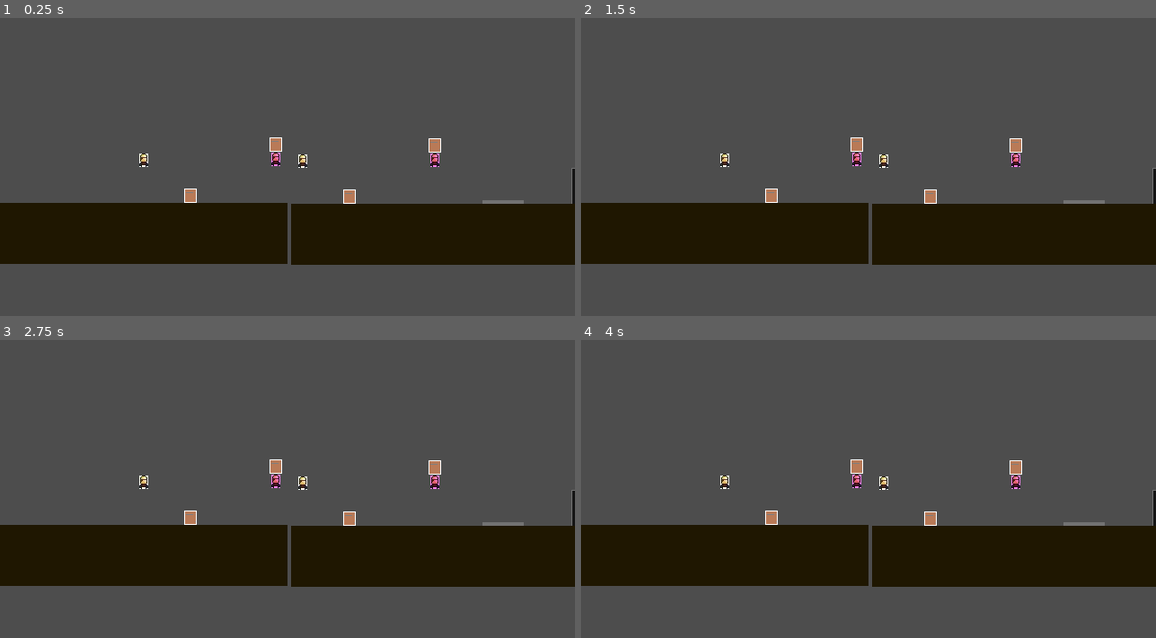
Above: before the commit, frames 1-4 (two rows, left to right).
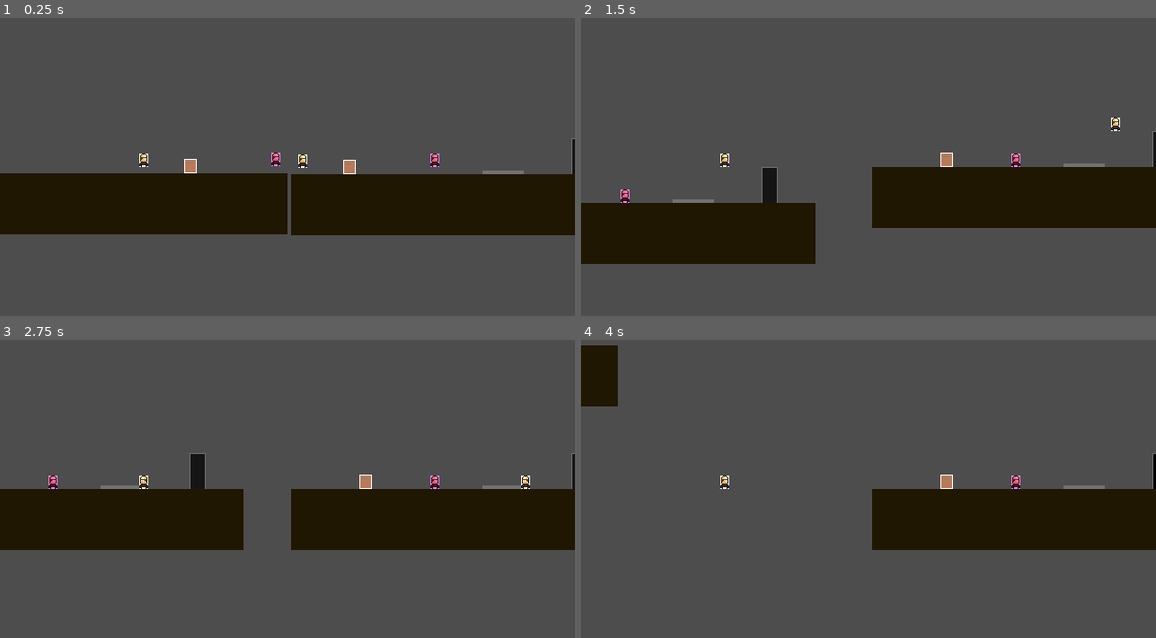
Above: after the commit, the same moments.

Repository: Darr3n2GG/Puzzle-Knights-2P-
Game: Godot game, scene res://Scenes/splitscreen.tscn
Two runs of this game, one before a commit and one after it. Both use one fixed random seed, a clock stepped at 60 frames per second and the inputs below.
Inputs:
- Up to frame 1 (0.25 s): no input
- Up to frame 2 (1.5 s): hold D (1Right) from 0.53 s (still down); tap S (1Attack) at 0.6 s; tap W (1Up) at 0.77 s; tap Down (2PlaceOrCarry) at 1.35 s
- Up to frame 3 (2.75 s): tap W (1Up) at 1.52 s; release D (1Right) at 2.03 s; hold A (1Left) from 2.03 s (still down); tap S (1Attack) at 2.1 s
- Up to frame 4 (4 s): release A (1Left) at 2.78 s; hold D (1Right) from 2.78 s (still down); tap Down (2PlaceOrCarry) at 2.85 s; tap W (1Up) at 3.02, 3.77 s; tap S (1Attack) at 3.6 s

The runs differ from the first frame. In frame 1, 20% of the frame differs, in the area x 0-100%, y 40-83%; in frame 2, 15%; in frame 3, 25%, in the area x 0-100%, y 37-83%; in frame 4, 24%.
Error before the commit: Parse Error: Identifier "global" not declared in the current scope. (res://Characters/Players/Player.gd:146)
Error after the commit: Invalid assignment of property or key 'visible' with value of type 'bool' on a base object of type 'null instance'. (res://Characters/Players/Player.gd:38)

Commit message:
added ak jump gif file

Diff:
--- a/Characters/Players/Player.gd
+++ b/Characters/Players/Player.gd
@@ -130,7 +130,6 @@
 	$Block.visible = false
 	$Carry_State_Collision.disabled = true
 
-
 func Carry_Block():
 	$Block.visible = true
 	$Carry_State_Collision.disabled = false
@@ -143,9 +142,7 @@
 	$Timers/IsAttacking.start() #Currently a place holder code
 
 func _on_is_attacking_timeout():
-	global.p1_attacking = false
-
-
+	attack.p1_attacking = false
 
 func _on_player_win(index):
 #	print("on the way")
Binary file added: Imports/ak jump.gif
Not shown, added: Imports/desktop.ini
